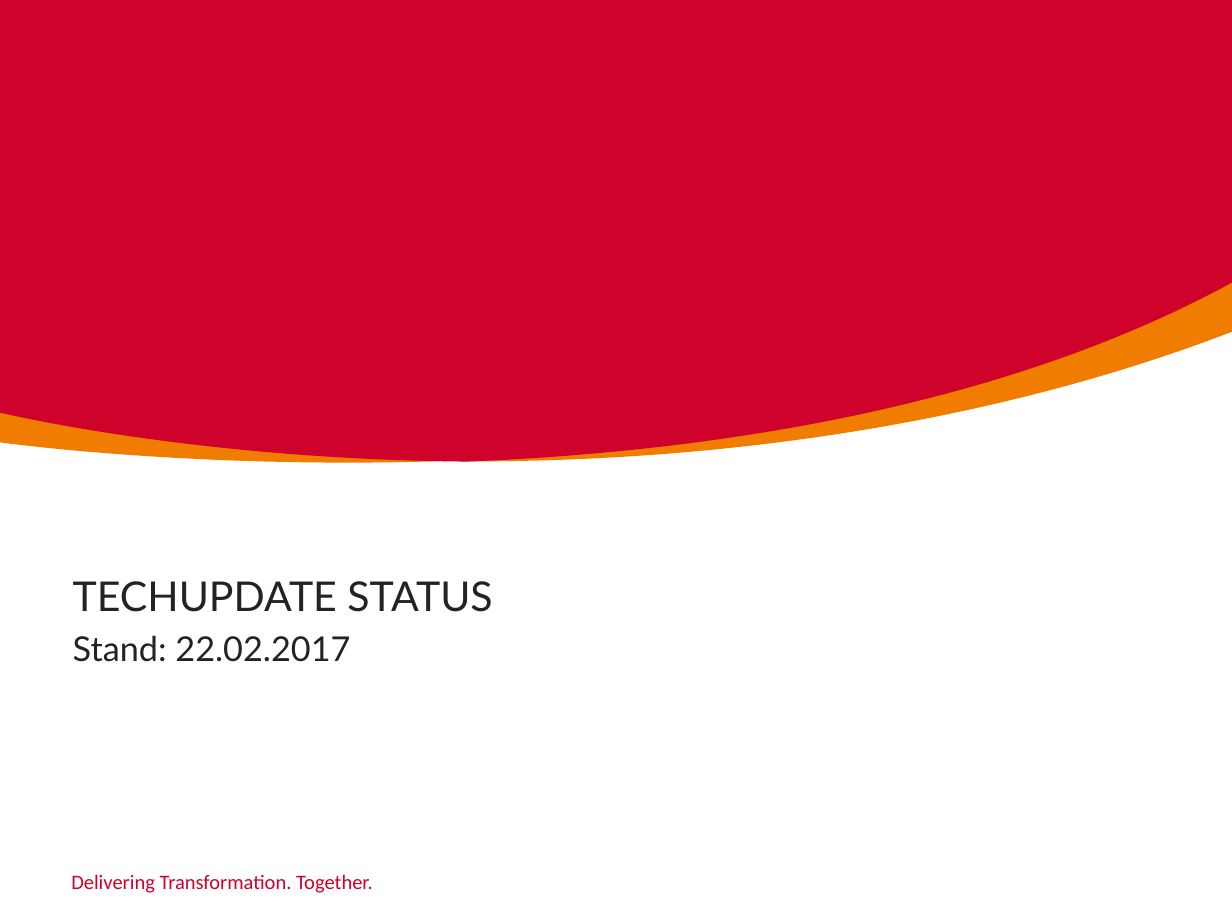
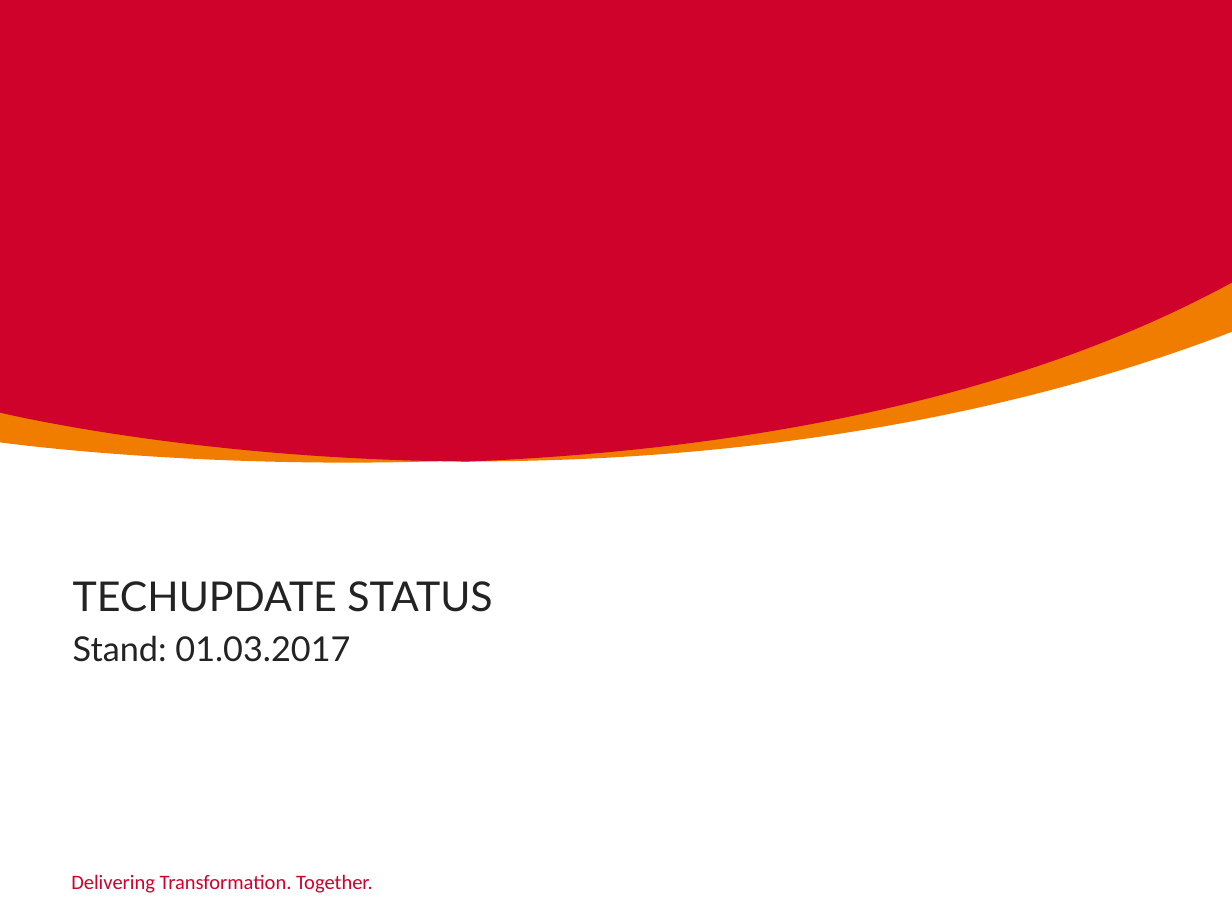
Before and after one commit to amueller0011stad/techupdate, a slide deck: slide 1 of TechUpdate_Status.pptx. Drawn at 1232x924 pixels with LibreOffice and Linux fonts; fonts in the diff are those of the drawing; background and template pictures are left out. Boxes give left, top, right and bottom in pixels: in the first picture for what was removed or moved away, otherwise in the second. Text is boxed around its words. In the diff, an @@ line names an element or a change of style, - is before the commit and + after.

Commit message:
Deckblatt geändert

```diff
--- a/TechUpdate_Status.pptx
+++ b/TechUpdate_Status.pptx
@@ subtitle at [73,635,350,662]: text changed @@
-Stand: 22.02.2017
+Stand: 01.03.2017
```
